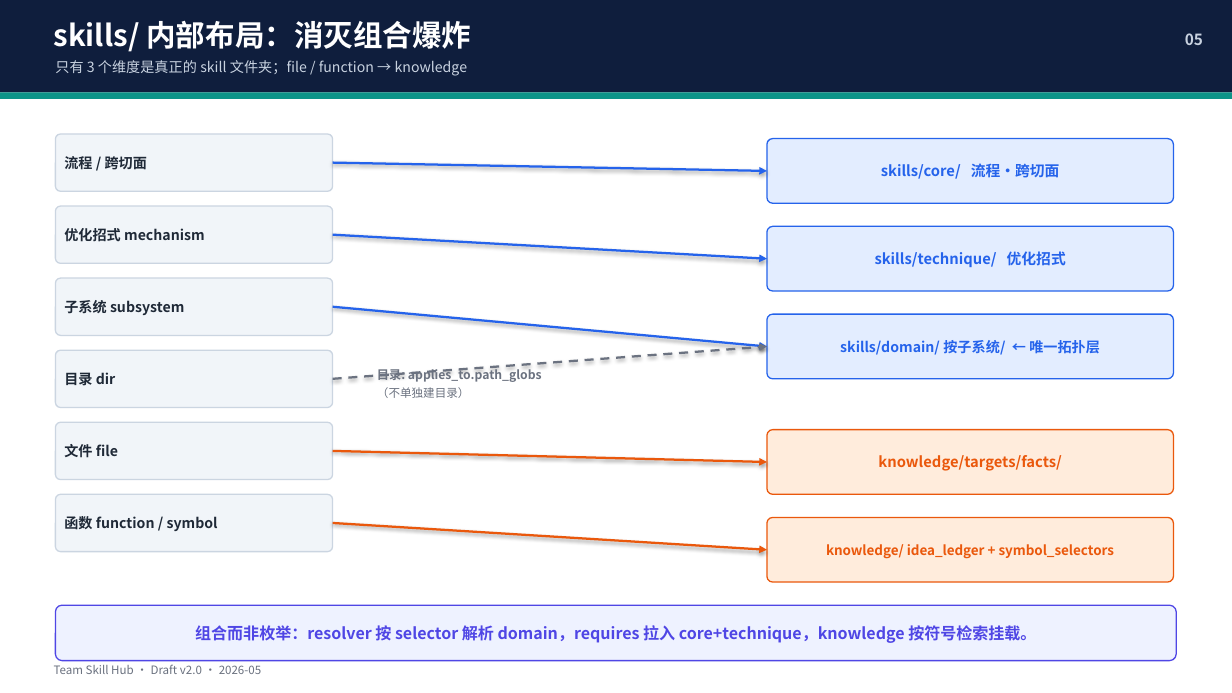
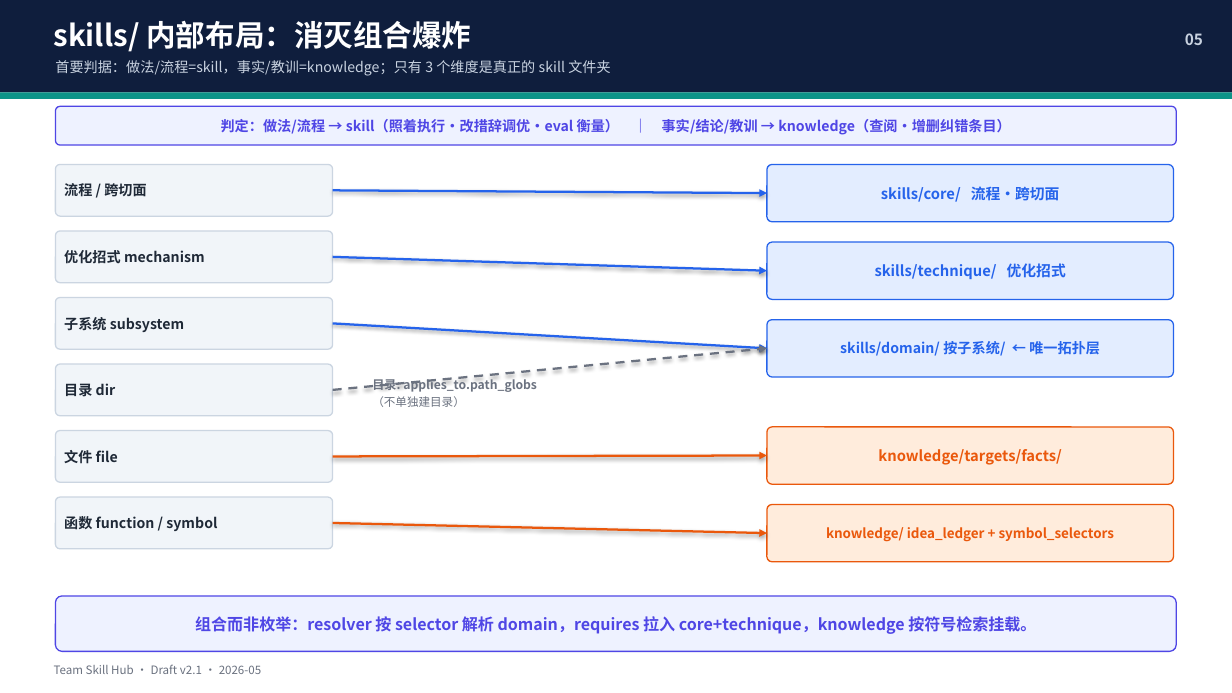
Before and after one commit to RyanSun1991/hm-kernel-llm-opt, a slide deck: slide 5 of docs/Team_Skill_Hub_Design_Slides.pptx. Drawn at 1232x693 pixels with LibreOffice and Linux fonts; fonts in the diff are those of the drawing. Boxes give left, top, right and bottom in pixels: in the first picture for what was removed or moved away, otherwise in the second. Text is boxed around its words. In the diff, an @@ line names an element or a change of style, - is before the commit and + after.

```diff
--- a/docs/Team_Skill_Hub_Design_Slides.pptx
+++ b/docs/Team_Skill_Hub_Design_Slides.pptx
@@ text at <box>55,60,610,76</box>: text changed @@
-只有 3 个维度是真正的 skill 文件夹；file / function → knowledge
+首要判据：做法/流程=skill，事实/教训=knowledge；只有 3 个维度是真正的 skill 文件夹
@@ rounded rectangle added at <box>55,106,1177,145</box>, fill #EEF2FF, outline #4F46E5 1 pt, 11 pt, text #4F46E5, bold @@
+判定：做法/流程 → skill（照着执行·改措辞调优·eval 衡量） ｜ 事实/结论/教训 → knowledge（查阅·增删纠错条目）
@@ rounded rectangle "流程 / 跨切面": place and size @@
-rounded rectangle "流程 / 跨切面" at <box>55,134,333,191</box>
+rounded rectangle "流程 / 跨切面" at <box>55,165,333,216</box>
@@ arrow removed from (333, 163) to (767, 171) @@
@@ rounded rectangle "skills/core/ 流程·跨切面": place and size @@
-rounded rectangle "skills/core/ 流程·跨切面" at <box>767,139,1174,203</box>
+rounded rectangle "skills/core/ 流程·跨切面" at <box>767,165,1174,222</box>
@@ arrow moved from (333, 235) - (767, 259) to (333, 190) - (767, 193) @@
@@ rounded rectangle "优化招式 mechanism": place and size @@
-rounded rectangle "优化招式 mechanism" at <box>55,206,333,263</box>
+rounded rectangle "优化招式 mechanism" at <box>55,231,333,283</box>
@@ arrow moved from (333, 307) - (767, 347) to (333, 257) - (767, 271) @@
@@ rounded rectangle "skills/technique/ 优化招式": place and size @@
-rounded rectangle "skills/technique/ 优化招式" at <box>767,226,1174,291</box>
+rounded rectangle "skills/technique/ 优化招式" at <box>767,242,1174,299</box>
@@ rounded rectangle "子系统 subsystem": place and size @@
-rounded rectangle "子系统 subsystem" at <box>55,278,333,335</box>
+rounded rectangle "子系统 subsystem" at <box>55,298,333,349</box>
@@ arrow moved from (333, 379) - (767, 347) to (333, 323) - (767, 348) @@
@@ arrow (333, 323) - (767, 348): stroke #6B7280 1.75 pt dashed to #2563EB 1.75 pt @@
@@ rounded rectangle "skills/domain/ 按子系统/ ← 唯一拓扑层": place and size @@
-rounded rectangle "skills/domain/ 按子系统/ ← 唯一拓扑层" at <box>767,314,1174,379</box>
+rounded rectangle "skills/domain/ 按子系统/ ← 唯一拓扑层" at <box>767,320,1174,377</box>
@@ arrow moved from (333, 451) - (767, 462) to (333, 390) - (767, 348) @@
@@ arrow (333, 390) - (767, 348): stroke #EA580C 1.75 pt to #6B7280 1.75 pt dashed @@
@@ rounded rectangle "目录 dir": place and size @@
-rounded rectangle "目录 dir" at <box>55,350,333,408</box>
+rounded rectangle "目录 dir" at <box>55,364,333,416</box>
@@ text "目录: applies_to.path_globs": place and size @@
-text "目录: applies_to.path_globs" at <box>377,367,542,398</box>
+text "目录: applies_to.path_globs" at <box>372,376,537,407</box>
@@ rounded rectangle "文件 file": place and size @@
-rounded rectangle "文件 file" at <box>55,422,333,480</box>
+rounded rectangle "文件 file" at <box>55,431,333,482</box>
@@ rounded rectangle "knowledge/targets/facts/": place and size @@
-rounded rectangle "knowledge/targets/facts/" at <box>767,430,1174,494</box>
+rounded rectangle "knowledge/targets/facts/" at <box>767,427,1174,484</box>
@@ arrow moved from (333, 523) - (767, 550) to (333, 457) - (767, 456) @@
@@ rounded rectangle "knowledge/ idea_ledger + symbol_selectors": place and size @@
-rounded rectangle "knowledge/ idea_ledger + symbol_selectors" at <box>767,518,1174,582</box>
+rounded rectangle "knowledge/ idea_ledger + symbol_selectors" at <box>767,505,1174,562</box>
@@ arrow added from (333, 523) to (767, 533), #EA580C 1.75 pt @@
@@ rounded rectangle "组合而非枚举：resolver 按 selector 解析 domain，requires ...": place and size @@
-rounded rectangle "组合而非枚举：resolver 按 selector 解析 domain，requires ..." at <box>55,605,1177,661</box>
+rounded rectangle "组合而非枚举：resolver 按 selector 解析 domain，requires ..." at <box>55,596,1177,652</box>
@@ text at <box>54,664,262,674</box>: text changed @@
-Team Skill Hub · Draft v2.0 · 2026-05
+Team Skill Hub · Draft v2.1 · 2026-05
```
Also in this commit, not shown: 5 other slides changed, 2 other files.
